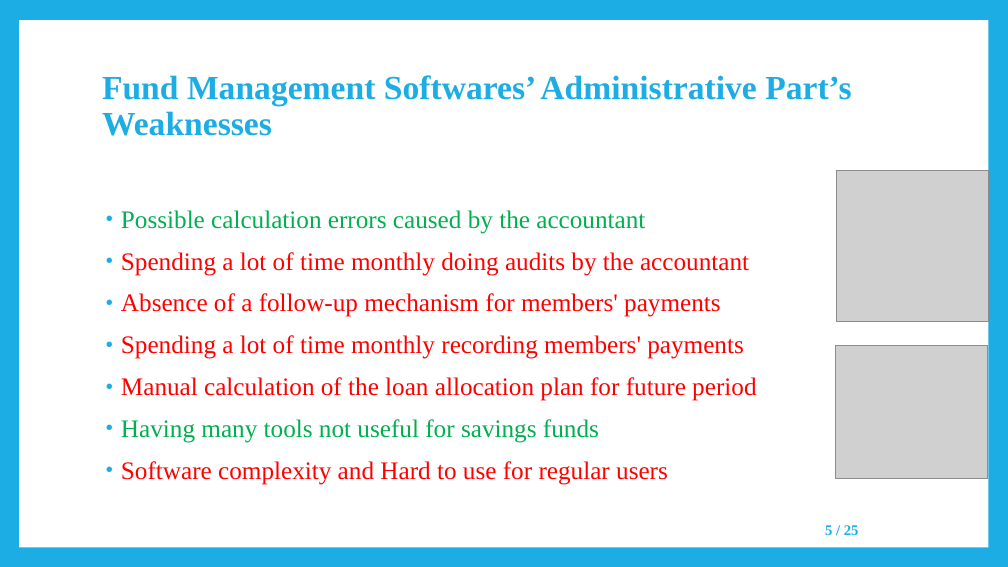
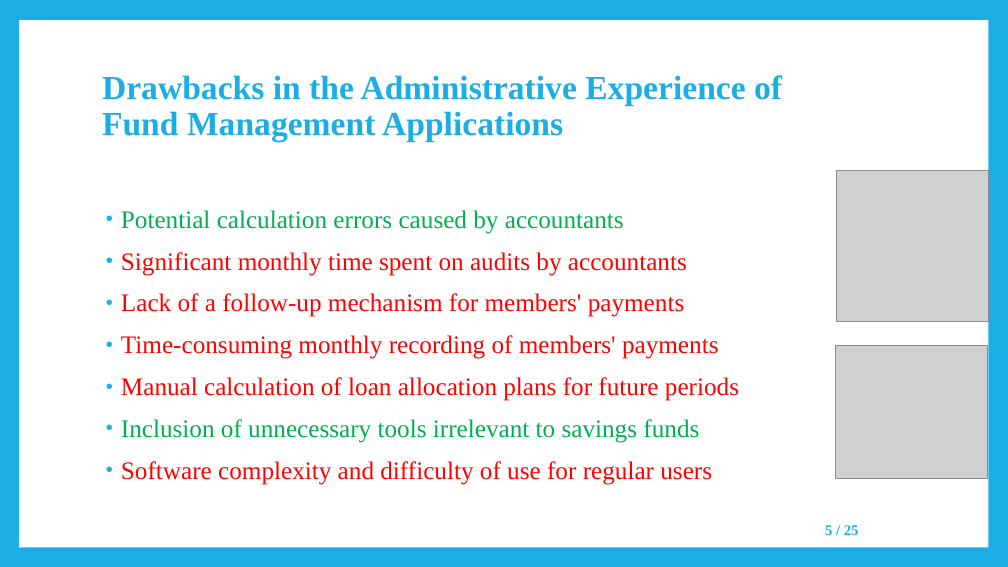
Before and after one commit to negarK2000/Presentation, a slide deck: slide 5 of SavingsFundsManagementSystems/SavingsFundsManagementSystems_Presentation.pptx. Drawn at 1008x567 pixels with LibreOffice and Linux fonts; fonts in the diff are those of the drawing; grey boxes stand for pictures. Boxes give left, top, right and bottom in pixels: in the first picture for what was removed or moved away, otherwise in the second. Text is boxed around its words. In the diff, an @@ line names an element or a change of style, - is before the commit and + after.

```diff
--- a/SavingsFundsManagementSystems/SavingsFundsManagementSystems_Presentation.pptx
+++ b/SavingsFundsManagementSystems/SavingsFundsManagementSystems_Presentation.pptx
@@ title at (102, 75, 782, 142): text changed @@
-Fund Management Softwares’ Administrative Part’s Weaknesses
+Drawbacks in the Administrative Experience of Fund Management Applications
@@ text at (121, 210, 739, 485): text changed @@
-• Possible calculation errors caused by the accountant
-• Spending a lot of time monthly doing audits by the accountant
-• Absence of a follow-up mechanism for members' payments
-• Spending a lot of time monthly recording members' payments
-• Manual calculation of the loan allocation plan for future period
-• Having many tools not useful for savings funds
-• Software complexity and Hard to use for regular users
+• Potential calculation errors caused by accountants
+• Significant monthly time spent on audits by accountants
+• Lack of a follow-up mechanism for members' payments
+• Time-consuming monthly recording of members' payments
+• Manual calculation of loan allocation plans for future periods
+• Inclusion of unnecessary tools irrelevant to savings funds
+• Software complexity and difficulty of use for regular users
```
Also in this commit, not shown: 18 other slides changed, 11 other files.
